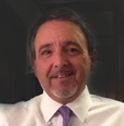
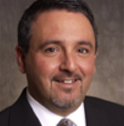
Before/after of a (124, 126) layered artwork. What changed in the layer stack:
renamed "Background" to "Layer 0", moved it above "Layer 1", painted on it over [left=0, top=0, right=124, bottom=126]
painted on "Layer 1", unmasked it over [left=0, top=0, right=124, bottom=126]
